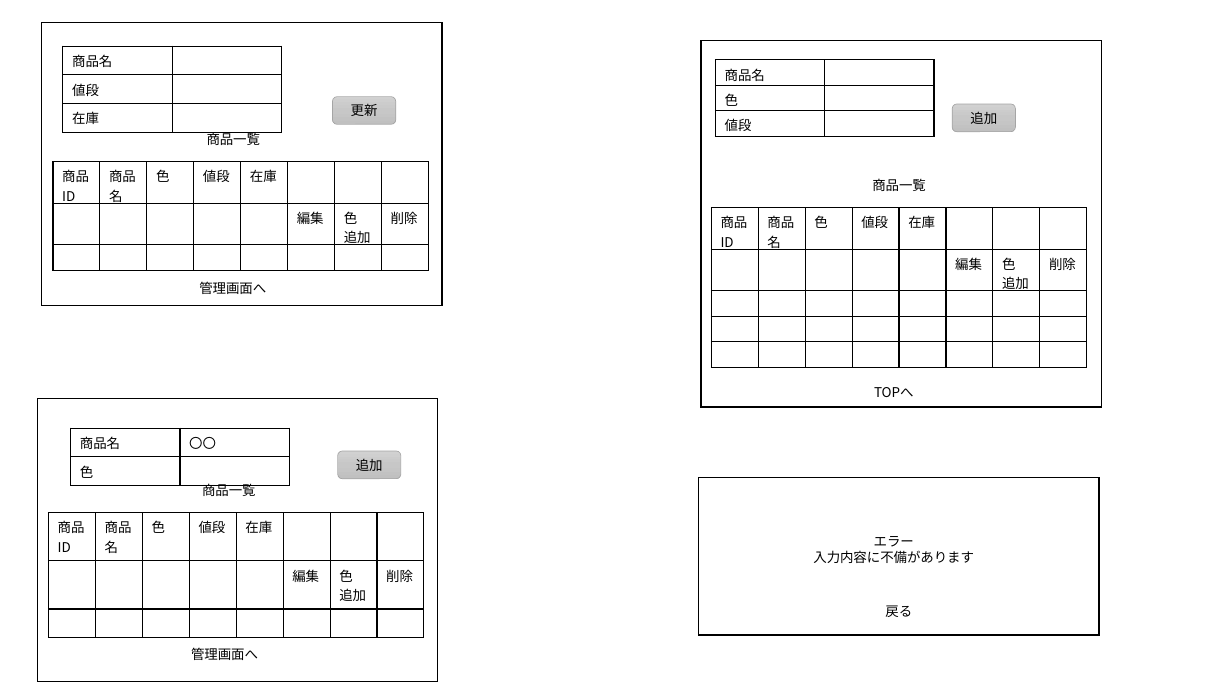
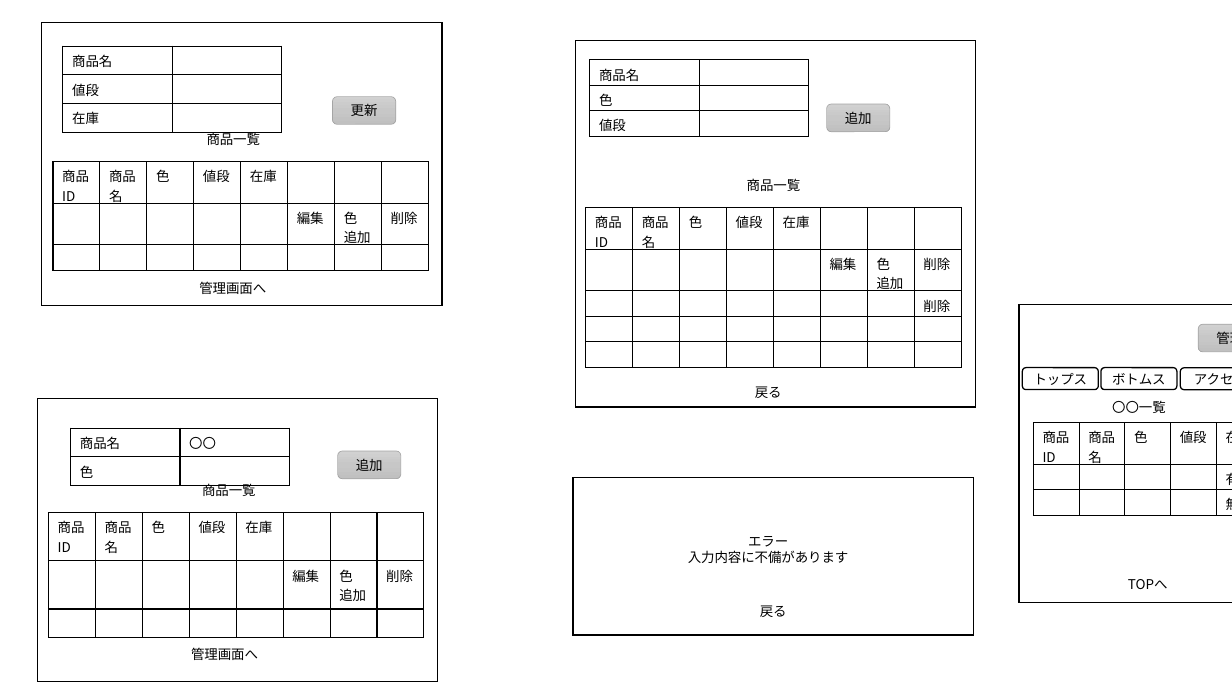
Before and after one commit to MitsukiFujita/Webapp, a slide deck: slide 14 of フレームワーク.pptx (slide 10 before the commit). Drawn at 1232x693 pixels with LibreOffice and Linux fonts; fonts in the diff are those of the drawing. Boxes give left, top, right and bottom in pixels: in the first picture for what was removed or moved away, otherwise in the second. Text is boxed around its words. In the diff, an @@ line names an element or a change of style, - is before the commit and + after.

```diff
--- a/フレームワーク.pptx
+++ b/フレームワーク.pptx
@@ table at [586, 208, 963, 368] @@
+row 3:  |  |  |  |  |  |  | 削除
-row 5:  |  |  |  |  |  |  | 
@@ rectangle added at [1019, 304, 1232, 602], fill #FFFFFF, outline #000000 1 pt @@
@@ rounded rectangle added at [1199, 324, 1232, 352], fill gradient #D2D2D2 to #C8C8C8 to #C0C0C0, outline #A5A5A5 0.5 pt, 10.5 pt, text #000000 @@
+管理
@@ text added at [755, 386, 782, 398], 10.5 pt, text #000000 @@
+戻る
@@ rounded rectangle added at [1022, 368, 1098, 390], fill #FFFFFF, outline #000000 1 pt, 10.5 pt, text #000000 @@
+トップス
@@ rounded rectangle added at [1102, 368, 1177, 390], fill #FFFFFF, outline #000000 1 pt, 10.5 pt, text #000000 @@
+ボトムス
@@ rounded rectangle added at [1180, 368, 1232, 390], fill #FFFFFF, outline #000000 1 pt, 10.5 pt, text #000000 @@
+アクセサリ
@@ text added at [1112, 401, 1166, 413], 10.5 pt, text #000000 @@
+〇〇一覧
@@ table added at [1033, 423, 1232, 517], 3 rows, 5 columns @@
+商品ID | 商品名 | 色 | 値段 | 在庫
+ |  |  |  | 有
+ |  |  |  | 無
@@ 3 texts, 2 tables, 2 rectangles, 1 rounded rectangle: place and size @@
-3 texts, 2 tables, 2 rectangles, 1 rounded rectangle at [699, 41, 1102, 635]
+3 texts, 2 tables, 2 rectangles, 1 rounded rectangle at [573, 41, 976, 635]
@@ text "TOPへ": place and size @@
-text "TOPへ" at [874, 387, 914, 397]
+text "TOPへ" at [1128, 579, 1168, 589]
```
Also in this commit, not shown: 8 other slides changed, 7 slides added.
